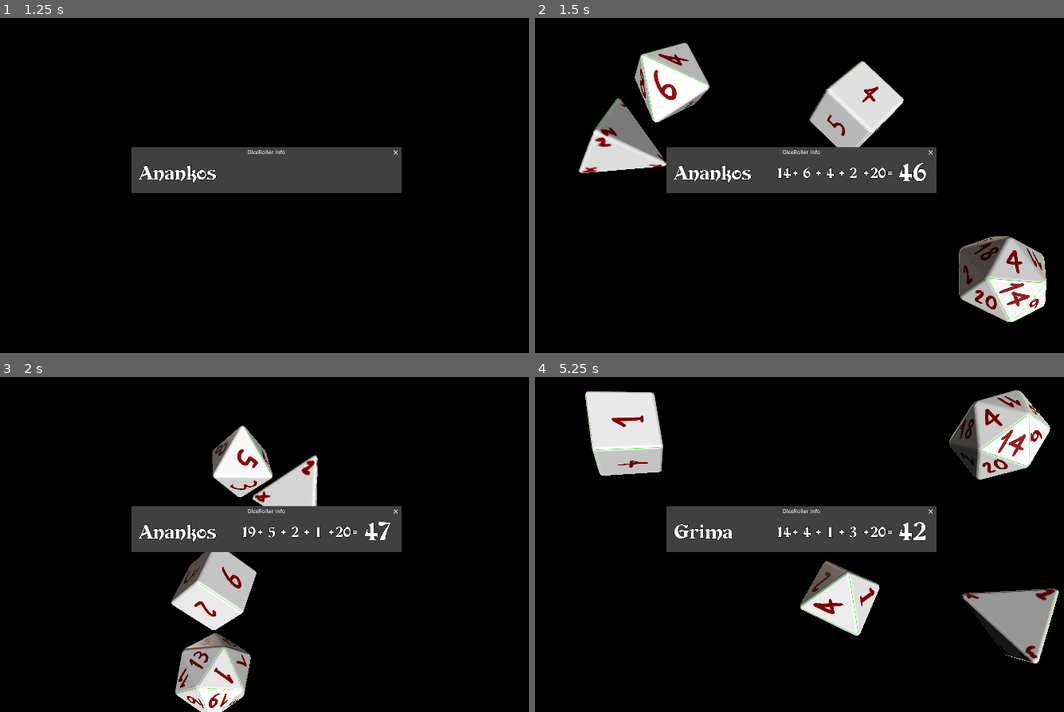
Above: before the commit, frames 1-4 (two rows, left to right).
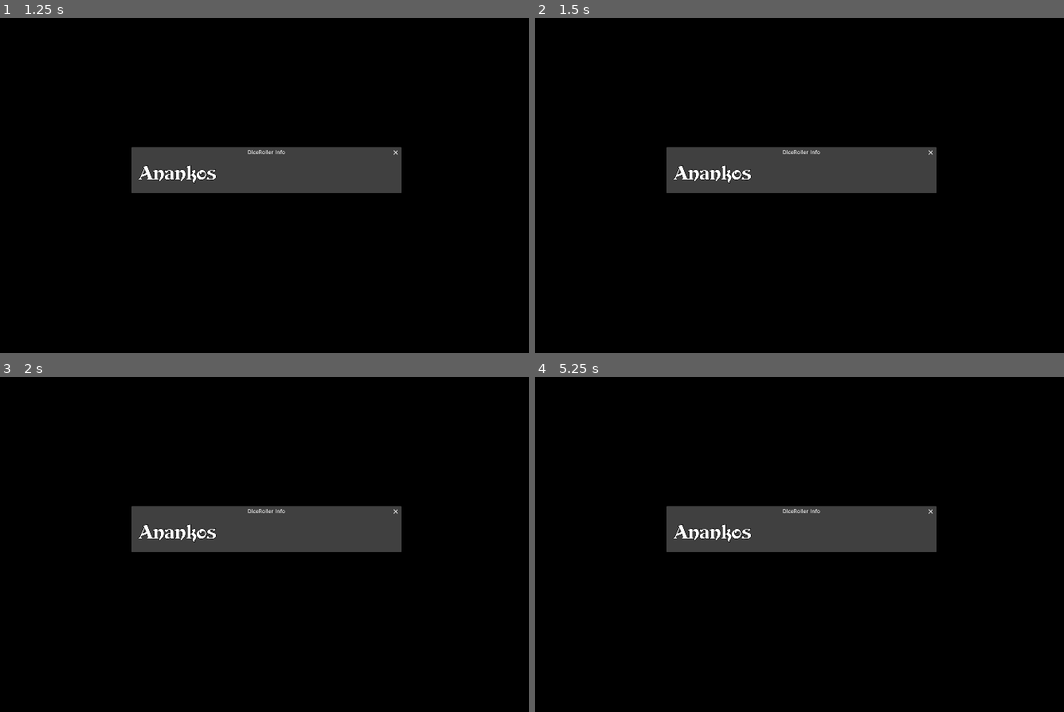
Above: after the commit, the same moments.

Repository: QuertE07/DiceRoller
Game: Godot game, scene res://scenes/box.tscn
The game is run twice, just before and just after one commit, with the same random seed, the same clock (stepped at 60 frames per second) and the same inputs.
Inputs:
- Up to frame 1 (1.25 s): tap Enter at 0.5 s; hold Right (ui_right) from 0.53 s (still down)
- Up to frame 2 (1.5 s): tap Space at 1.25 s; release Right (ui_right) at 1.28 s; hold Down (ui_down) from 1.28 s (still down)
- Up to frame 3 (2 s): keep holding Down (ui_down)
- Up to frame 4 (5.25 s): release Down (ui_down) at 2.03 s; hold Right (ui_right) 2.03-2.78 s; tap Enter at 2.75 s; hold Page Up (ui_page_up) 2.78-3.53 s; tap Space at 3.5 s; hold Left (ui_left) 3.53-5.03 s; hold Down (ui_down) from 5.03 s (still down)

Frame 1 is identical in both runs. In frame 2, 11% of the frame differs, in the area x 8-97%, y 7-91%; in frame 3, 8.1%; in frame 4, 12%, in the area x 9-100%, y 3-86%.
Error in both runs: Attempt to call function 'get_as_text' in base 'null instance' on a null instance. (res://addons/godot-streamdeck-addon/singleton.gd:77)

Commit message:
Removed test inputs

Diff:
--- a/rolling_dice_yippee/scripts/box.gd
+++ b/rolling_dice_yippee/scripts/box.gd
@@ -50,23 +50,6 @@
 	dice_standstill = true
 
 func _physics_process(_delta: float) -> void:
-	if Input.is_action_just_pressed("ui_left"):
-		execute_string("roll_1,1,1,0,0,1,8")
-
-	if Input.is_action_just_pressed("ui_up"):
-		execute_string("roll_1,1,1,0,0,1,0")
-
-	if Input.is_action_just_pressed("ui_down"):
-		execute_string("roll_1,1,1,0,0,1,20")
-
-	if Input.is_action_just_pressed("ui_right"):
-		execute_string("clear")
-
-	if Input.is_action_just_pressed("ui_page_down"):
-		execute_string("switch_0")
-
-	if Input.is_action_just_pressed("ui_page_up"):
-		execute_string("switch_1")
 
 	# Check whether dice are moving
 	if !dice_standstill:
